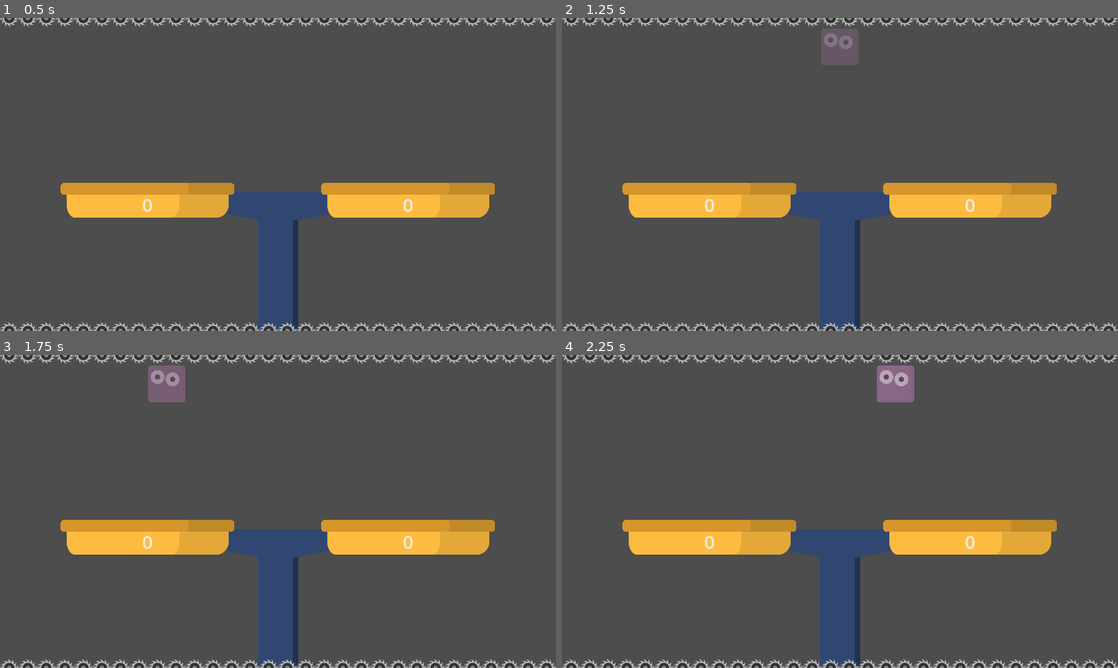
Above: before the commit, frames 1-4 (two rows, left to right).
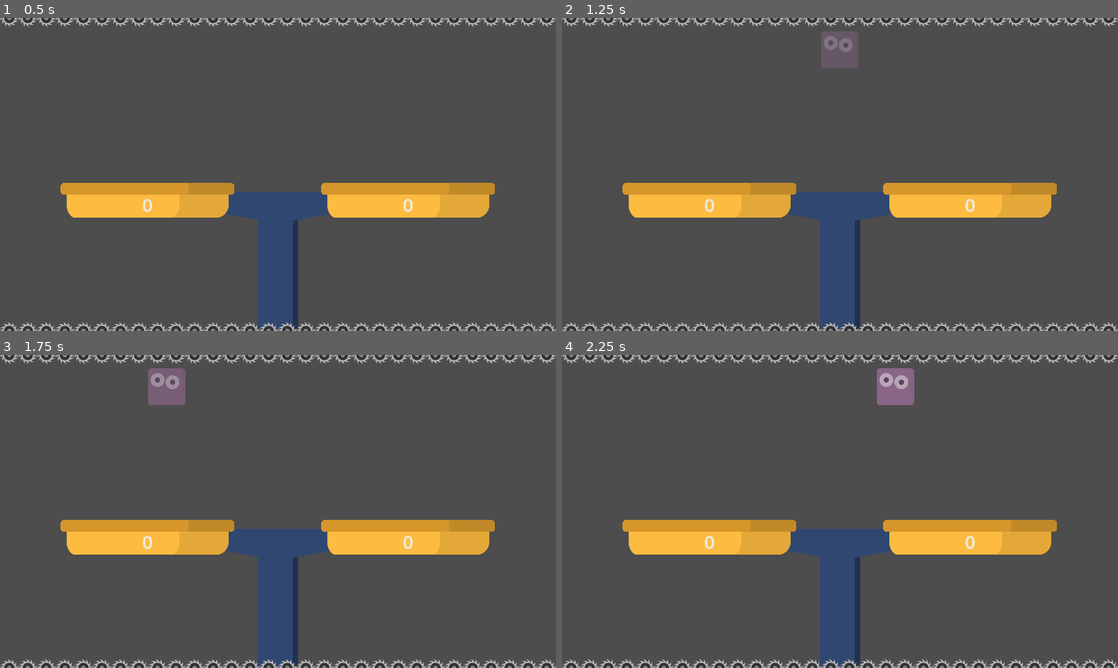
Above: after the commit, the same moments.

Repository: njamster/gmtk_jam_2024
Game: Godot game, scene res://screens/game.tscn
The game is run twice, just before and just after one commit, with the same random seed, the same clock (stepped at 60 frames per second) and the same inputs.
Inputs (mouse positions are in pixels of both pictures, inside the frame that each line leads up to):
- Up to frame 1 (0.5 s): no input
- Up to frame 2 (1.25 s): tap Enter at 0.5 s; move the mouse to (840, 46) at 0.52 s
- Up to frame 3 (1.75 s): move the mouse to (166, 527) at 1.27 s
- Up to frame 4 (2.25 s): tap Space at 2 s; move the mouse to (895, 442) at 2.02 s

Frame 1 is identical in both runs. In frame 2, 0.2% of the frame differs, in the area x 46-53%, y 3-16%; in frame 3, 0.2%; in frame 4, 0.3%, in the area x 56-64%, y 3-16%.

Commit message:
Adjust block spawn position
- The x-position is now clamped to guarantee the blocks will be fully
  visible on screen and not partially extend beyond the border.
- The y-position now depends on the block's scale and is chosen so that
  the upper side of a block is 16 pixels below the sawblades.

Diff:
--- a/blocks/basic_block.gd
+++ b/blocks/basic_block.gd
@@ -20,6 +20,8 @@
 				$Hitbox.disabled = false
 				self.freeze = false
 
+var scale_factor := 1.0
+
 var _is_grounded := false
 
 
@@ -35,17 +37,17 @@
 
 
 func _rescale(factor : float) -> void:
-	factor = clamp(factor, MIN_SCALE, MAX_SCALE)
+	scale_factor = clamp(factor, MIN_SCALE, MAX_SCALE)
 
-	$ExplosionEffect.scale *= Vector2(factor, factor)
-	$ExplosionEffect.scale_amount_min = 1.0 + 0.125 * factor
-	$ExplosionEffect.scale_amount_max = 1.0 + 0.500 * factor
-	$ExplosionEffect.amount *= factor
+	$ExplosionEffect.scale *= Vector2(scale_factor, scale_factor)
+	$ExplosionEffect.scale_amount_min = 1.0 + 0.125 * scale_factor
+	$ExplosionEffect.scale_amount_max = 1.0 + 0.500 * scale_factor
+	$ExplosionEffect.amount *= scale_factor
 
-	$Appearance.scale *= Vector2(factor, factor)
-	$Hitbox.scale *= Vector2(factor, factor)
+	$Appearance.scale *= Vector2(scale_factor, scale_factor)
+	$Hitbox.scale *= Vector2(scale_factor, scale_factor)
 
-	mass *= factor
+	mass *= scale_factor
 
 
 func kill() -> void:
--- a/screens/game.gd
+++ b/screens/game.gd
@@ -28,13 +28,15 @@
 		next_block.state = next_block.States.DROPPING
 
 	next_block = BASIC_BLOCK.instantiate()
-	next_block.global_position = Vector2(get_global_mouse_position().x, 100)
 	$Blocks.add_child(next_block)
+
+	next_block.global_position.x = clamp(get_global_mouse_position().x, 80, 1840)
+	next_block.global_position.y = 30 + 16 * (next_block.scale_factor + 1)
 
 
 func _process(_delta: float) -> void:
 	if next_block:
-		next_block.global_position.x = get_global_mouse_position().x
+		next_block.global_position.x = clamp(get_global_mouse_position().x, 80, 1840)
 		next_block.modulate.a = ($SpawnTimer.wait_time - $SpawnTimer.time_left - 0.5) / $SpawnTimer.wait_time
 
 
